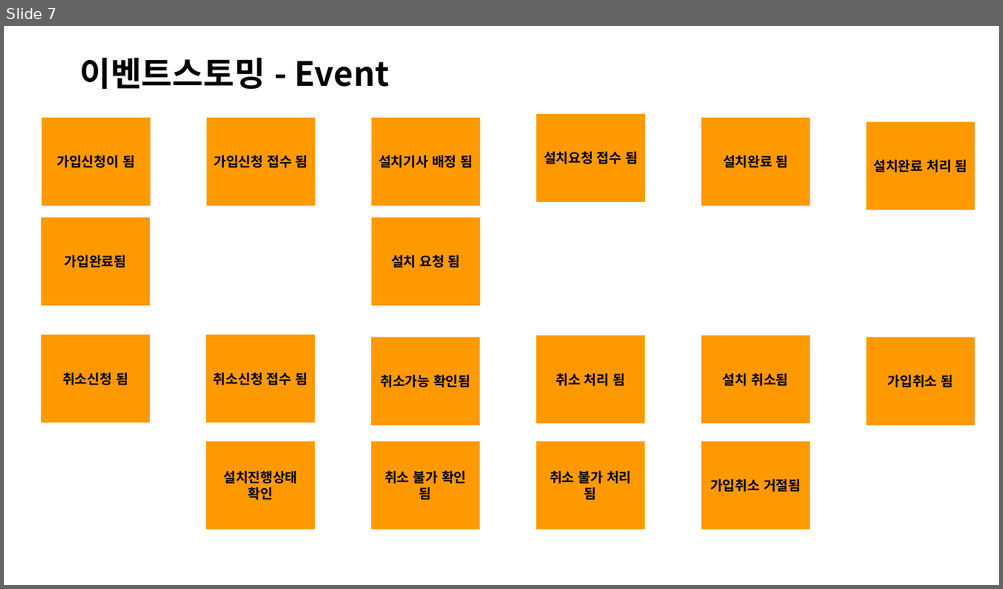
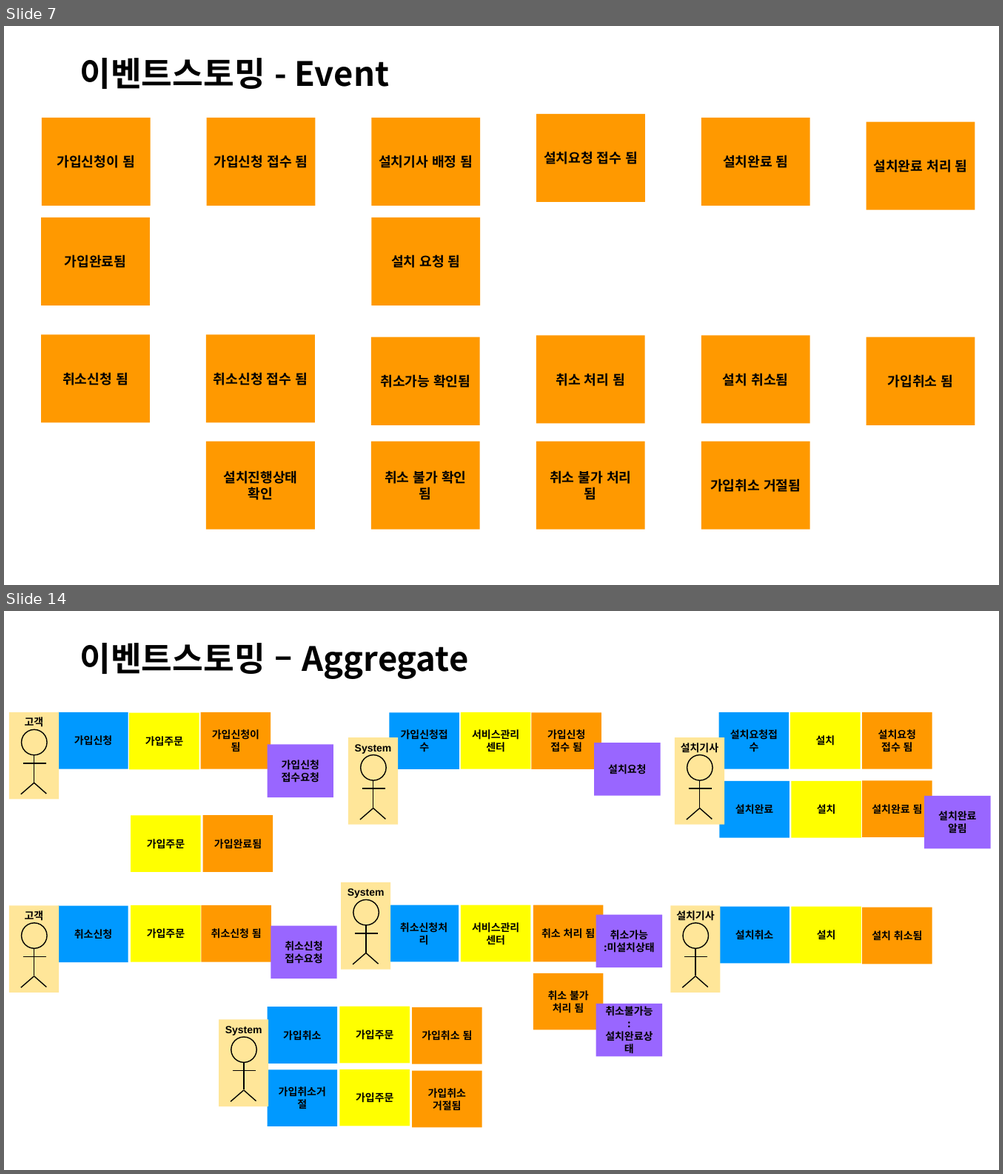
Before and after one commit to jisujin/ipTVShopProject, a slide deck: 실습프로젝트설계_ipTVShopProject.pptx. Shown one above the other, each under a label of ours: slide 7 before the commit, slides 7 and 14 after it; the slides between them are not shown. The pictures are 1003x589 and 1003x1174 pixels, drawn with LibreOffice and Linux fonts; fonts in the diff are those of the drawing. Boxes give left, top, right and bottom in pixels: in the first picture for what was removed or moved away, otherwise in the second. Text is boxed around its words. In the diff, an @@ line names an element or a change of style, - is before the commit and + after.

```diff
--- a/실습프로젝트설계_ipTVShopProject.pptx
+++ b/실습프로젝트설계_ipTVShopProject.pptx
@@ slide 14 added at (4, 611, 999, 1170), background #FFFFFF @@
@@ title added at (79, 643, 469, 679), 32.4 pt, text #000000, bold @@
+이벤트스토밍 – Aggregate
@@ group added at (9, 712, 990, 1128): 43 rectangles, 28 lines, 7 ellipses @@
+가입신청이 됨
+가입신청 접수요청
+가입신청
+가입주문
+가입신청 접수 됨
+설치요청
+가입신청접수
+서비스관리센터
+가입완료됨
+가입주문
+취소신청 됨
+취소신청 접수요청
+취소신청
+가입주문
+설치요청 접수 됨
+설치요청접수
+설치
+설치완료 됨
+설치완료 알림
+설치완료
+설치
+설치 취소됨
+설치취소
+설치
+취소 처리 됨
+취소 불가 처리 됨
+취소가능
+:미설치상태
+취소불가능
+:설치완료상태
+취소신청처리
+서비스관리센터
+가입취소 됨
+가입취소
+가입주문
+가입취소 거절됨
+가입취소거절
+가입주문
+설치기사
+System
+System
+고객
+고객
+System
+설치기사
```
Also in this commit, not shown: 5 slides changed, 7 other slides added.
